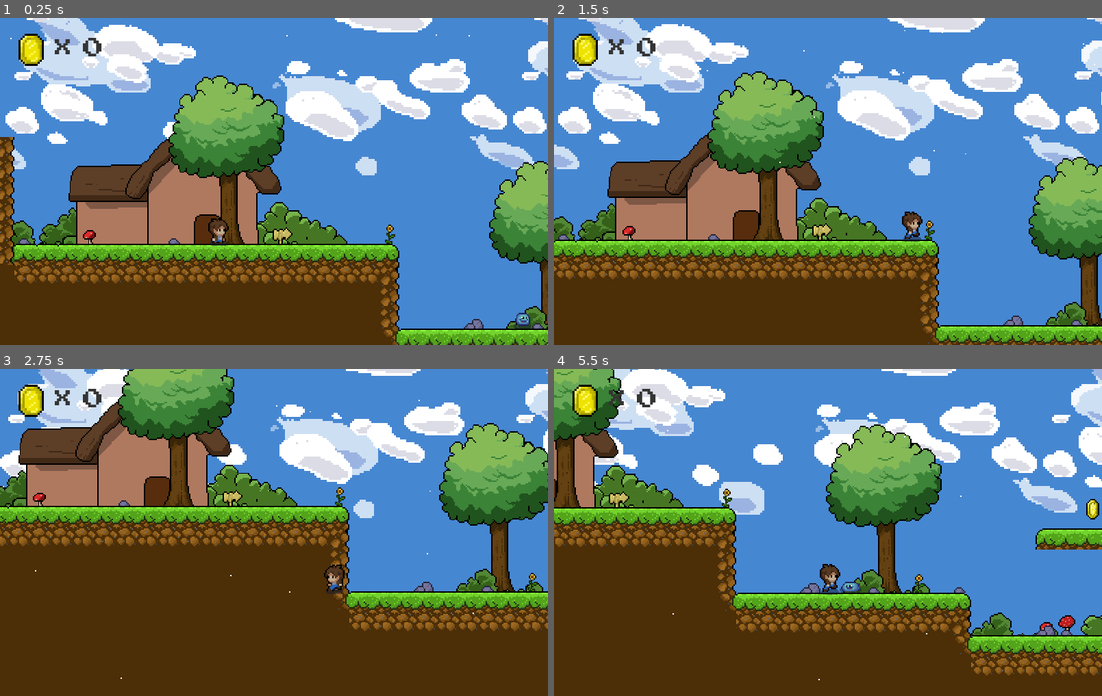
Above: before the commit, frames 1-4 (two rows, left to right).
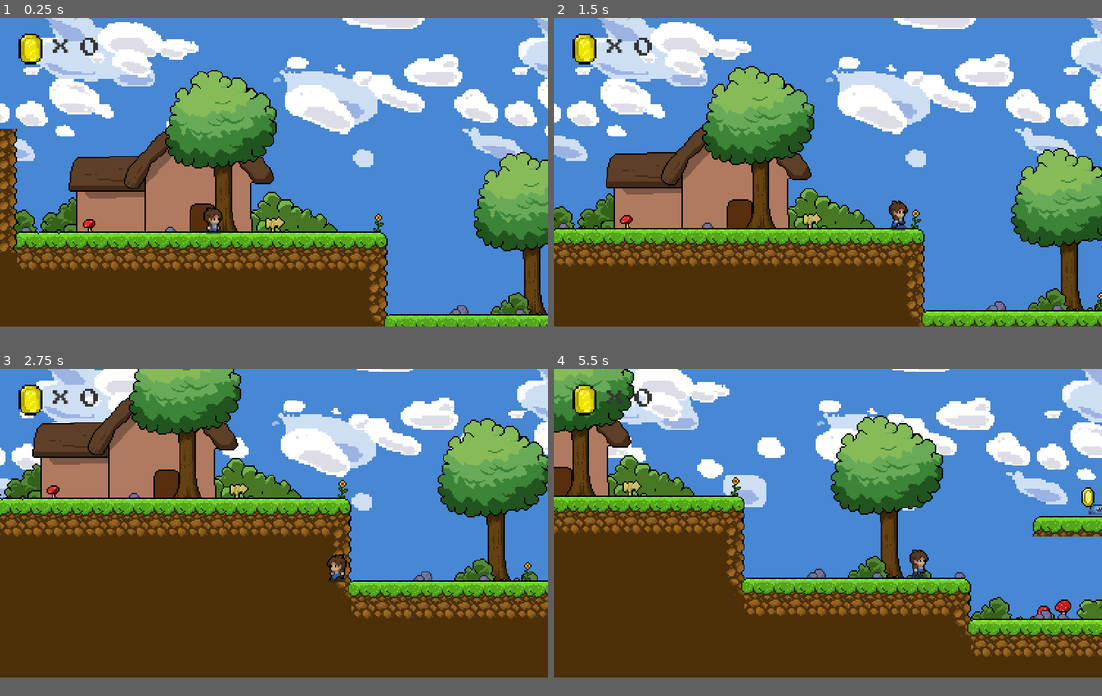
Above: after the commit, the same moments.

Repository: shaunak-ghosh/2D-platformer
Game: Godot game, scene res://Node2D.tscn
Two runs of this game, one before a commit and one after it. Both use one fixed random seed, a clock stepped at 60 frames per second and the inputs below. Sound files missing from this copy of the repository are replaced by a short silence.
Inputs:
- Up to frame 1 (0.25 s): no input
- Up to frame 2 (1.5 s): tap Enter (Enter) at 0.5, 1.35 s; hold X (Attack) 0.53-1.28 s; hold Right (ui_right) from 0.53 s (still down); tap Space (Jump) at 0.77 s
- Up to frame 3 (2.75 s): tap Space (Jump) at 1.52 s; release Right (ui_right) at 2.03 s; hold Left (ui_left) from 2.03 s (still down); hold X (Attack) from 2.03 s (still down)
- Up to frame 4 (5.5 s): release Left (ui_left) at 2.78 s; release X (Attack) at 2.78 s; hold Right (ui_right) 2.78-4.28 s; tap Enter (Enter) at 2.85, 4.35 s; tap Space (Jump) at 3.02, 3.77, 4.52 s; hold X (Attack) 3.53-4.28 s; hold Left (ui_left) 4.28-5.03 s; hold Right (ui_right) from 5.03 s (still down); hold X (Attack) from 5.03 s (still down)
In our replay, the window is 800x478 before the commit and 800x451 after it. These sizes can differ from the game's own. Grey fills any space a smaller window leaves; there, only what the larger window draws over its background counts as a difference.

The runs differ from the first frame. In frame 1, 34% of the frame differs, in the area x 0-100%, y 0-100%; in frame 2, 35%; in frame 3, 27%; in frame 4, 32%.

Commit message:
knockback bug fix

Diff:
--- a/Node2D.tscn
+++ b/Node2D.tscn
@@ -625,15 +625,6 @@
 [sub_resource type="DynamicFont" id=36]
 font_data = ExtResource( 11 )
 
-[sub_resource type="ParticlesMaterial" id=61]
-lifetime_randomness = 1.0
-emission_shape = 2
-emission_box_extents = Vector3( 2000, 1, 1 )
-flag_disable_z = true
-gravity = Vector3( -35, 100, 0 )
-orbit_velocity = 0.0
-orbit_velocity_random = 0.0
-
 [node name="Scene" type="Node2D"]
 
 [node name="ParallaxBackground" type="ParallaxBackground" parent="."]
@@ -790,7 +781,7 @@
 position = Vector2( 291, 411 )
 
 [node name="Enemy" parent="Enemies" instance=ExtResource( 36 )]
-position = Vector2( 36, -6 )
+position = Vector2( 199, -31 )
 
 [node name="Enemy2" parent="Enemies" instance=ExtResource( 36 )]
 position = Vector2( 241, 41 )
@@ -803,7 +794,6 @@
 position = Vector2( 104, 345 )
 
 [node name="Camera2D" type="Camera2D" parent="Player"]
-visible = false
 current = true
 limit_left = -48
 limit_bottom = 560
@@ -816,16 +806,4 @@
 offset_v = -1.0
 drag_margin_right = 0.5
 
-[node name="Particles2D" type="Particles2D" parent="."]
-position = Vector2( 350, 227 )
-amount = 500
-lifetime = 5.03
-process_material = SubResource( 61 )
-
-[node name="Particles2D2" type="Particles2D" parent="."]
-position = Vector2( 946, 226 )
-amount = 500
-lifetime = 5.03
-process_material = SubResource( 61 )
-
 [connection signal="body_entered" from="Fallzone" to="Player" method="_on_Fallzone_body_entered"]
--- a/Player.tscn
+++ b/Player.tscn
@@ -225,6 +225,7 @@
 texture = ExtResource( 19 )
 hframes = 6
 vframes = 5
+frame = 3
 
 [node name="SwordHit" type="Area2D" parent="Sprite"]
 
--- a/enemy.gd
+++ b/enemy.gd
@@ -25,9 +25,11 @@
 	velocity.x = vel_x*direction
 
 	if knockback == true:
-		vel_x = vel_x * -1
-	elif knockback == false:
-		vel_x = vel_x * 1
+		velocity.y = -329*0.5
+		if $Sprite.flip_h == true:
+			velocity.x = 300
+		else:
+			velocity.x = -300
 
 	move_and_slide(velocity, Vector2.UP)
 
@@ -40,11 +42,14 @@
 
 func _on_Hurtbox_area_entered(area):
 	health = health-1
+	knockback = true
+	$Knockback_Timer.start()
 	if health == 0:
 		$Die_Sound.play()
 		$AnimationPlayer.play("Die")
 		direction = 0
 		velocity.y = 0
+		#change collision shape scale here
 		set_collision_layer_bit(4,false)
 		set_collision_mask_bit(0,false)
 		$Hurtbox.set_collision_layer_bit(4,false)
@@ -52,9 +57,7 @@
 		$Sides_checker.set_collision_layer_bit(4,false)
 		$Sides_checker.set_collision_mask_bit(0,false)
 		$Timer.start()
-	else:
-		knockback = true
-		$Knockback_Timer.start()
+
 
 func _on_Timer_timeout():
 	queue_free()
@@ -63,4 +66,4 @@
 	backhurt = 1
 
 func _on_Knockback_Timer_timeout():
-	vel_x = vel_x * 1
+	knockback = false
--- a/enemy.tscn
+++ b/enemy.tscn
@@ -95,7 +95,6 @@
 shape = SubResource( 5 )
 
 [node name="Timer" type="Timer" parent="."]
-one_shot = true
 
 [node name="Die_Sound" type="AudioStreamPlayer2D" parent="."]
 stream = ExtResource( 2 )
--- a/project.godot
+++ b/project.godot
@@ -18,13 +18,17 @@
 
 default_bus_layout=""
 
+[debug]
+
+shapes/collision/draw_2d_outlines=false
+
 [display]
 
-window/size/width=410
-window/size/height=245
+window/size/width=426
+window/size/height=240
 window/size/test_width=1280
 window/size/test_height=720
-window/stretch/mode="2d"
+window/stretch/mode="viewport"
 
 [gui]
 
@@ -64,6 +68,7 @@
 
 [rendering]
 
+quality/driver/driver_name="GLES2"
 2d/snapping/use_gpu_pixel_snap=true
 environment/default_clear_color=Color( 0.25098, 0.337255, 0.411765, 1 )
 environment/default_environment="res://default_env.tres"
Not shown: 1 places in Node2D.tscn that only renumber resources
